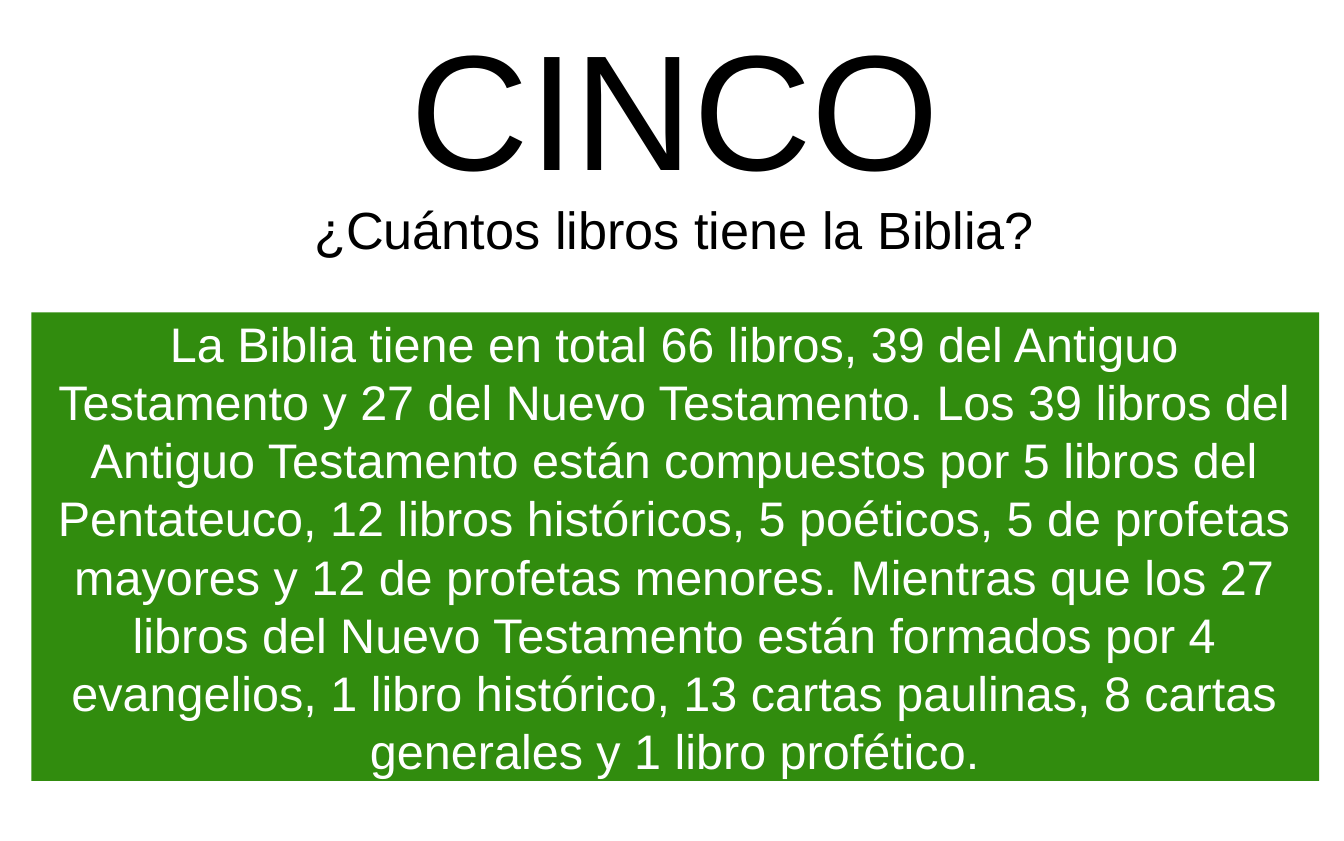
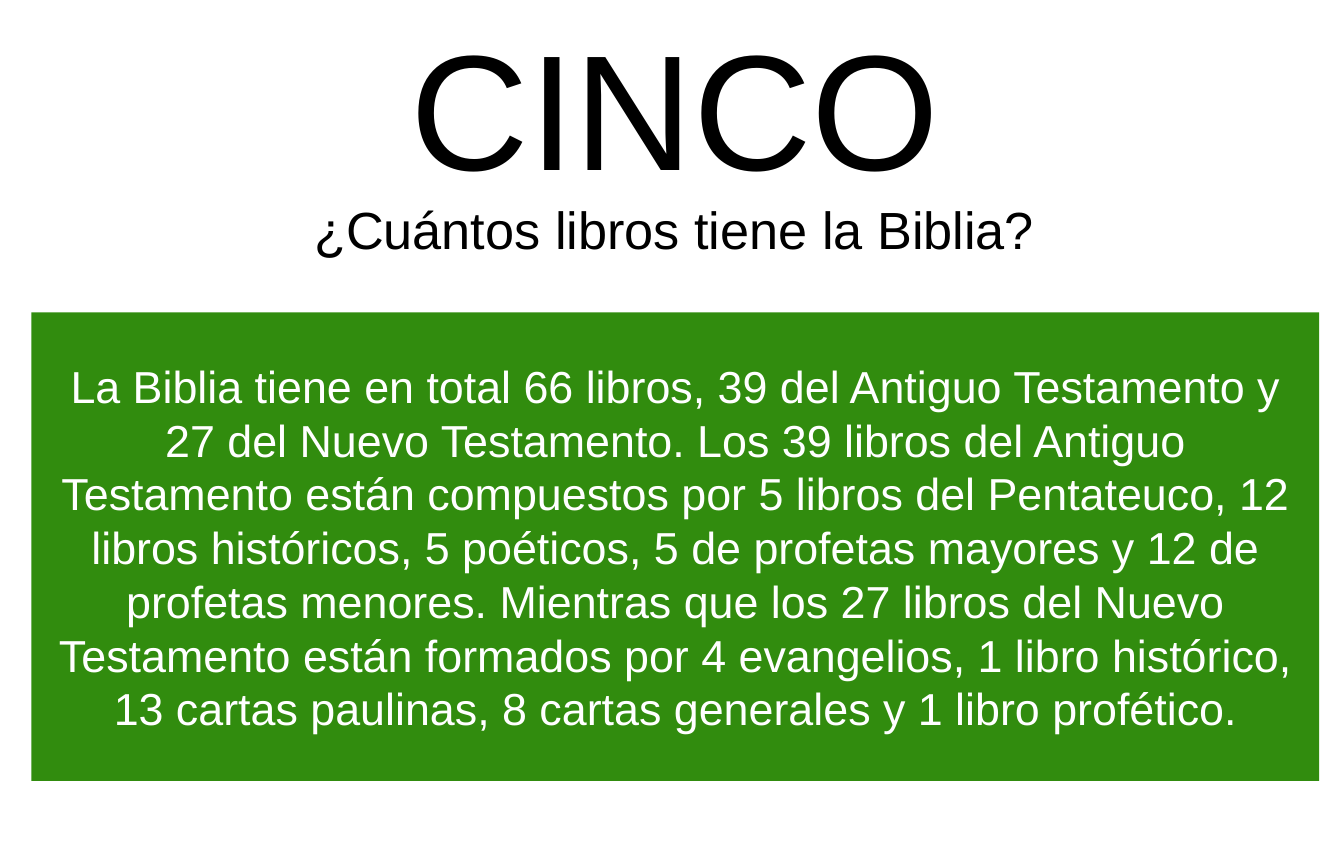
Before and after one commit to CreyTuning/documents, a slide deck: slide 6 of slideshow/Estudios Biblicos/1-Biblia.pptx. Drawn at 1344x841 pixels with LibreOffice and Linux fonts; fonts in the diff are those of the drawing; background and template pictures are left out. Boxes give left, top, right and bottom in pixels: in the first picture for what was removed or moved away, otherwise in the second. Text is boxed around its words. In the diff, an @@ line names an element or a change of style, - is before the commit and + after.

```diff
--- a/slideshow/Estudios Biblicos/1-Biblia.pptx
+++ b/slideshow/Estudios Biblicos/1-Biblia.pptx
@@ rectangle "La Biblia tiene en total ..." at [31, 313, 1318, 782]: size 26 to 24 pt @@
```
Also in this commit, not shown: 13 other slides changed, 2 other files.
